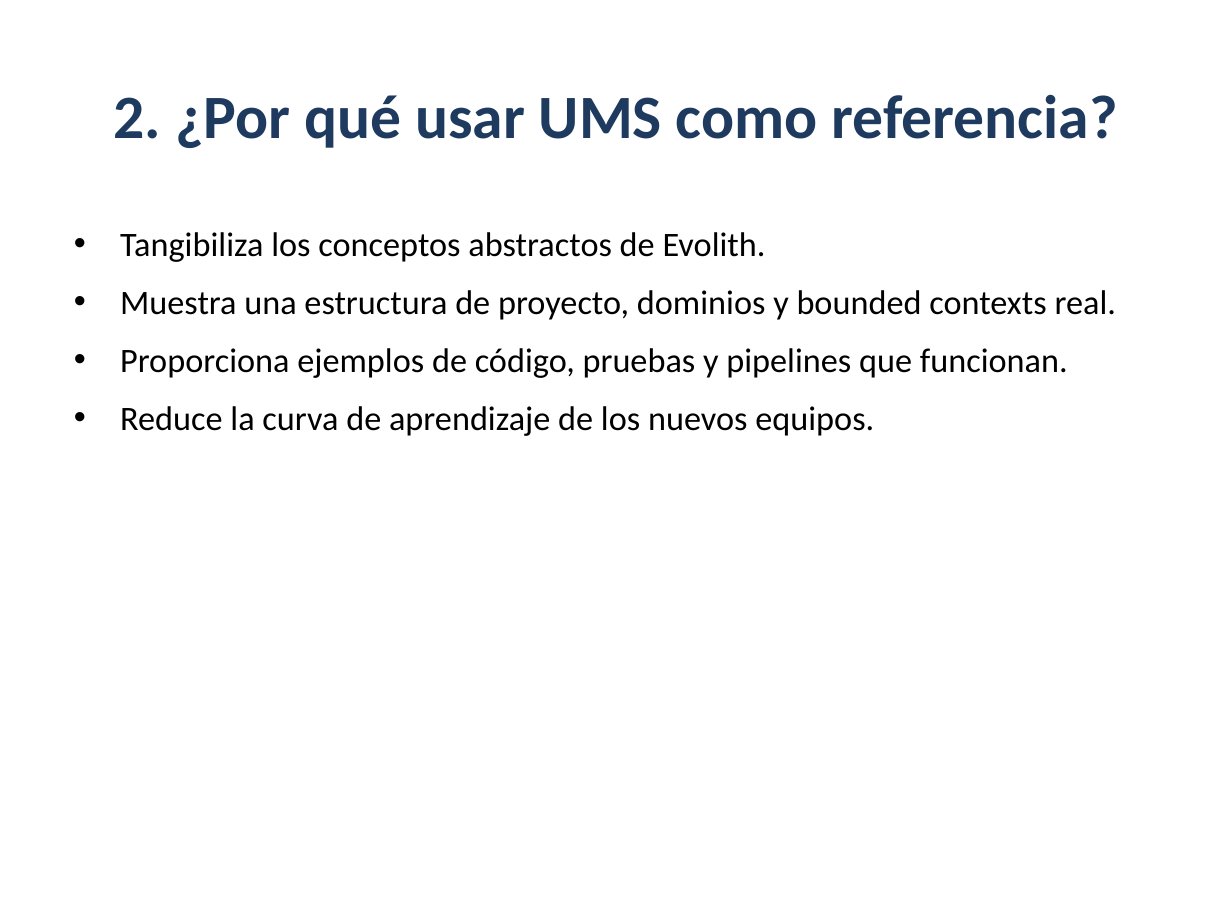
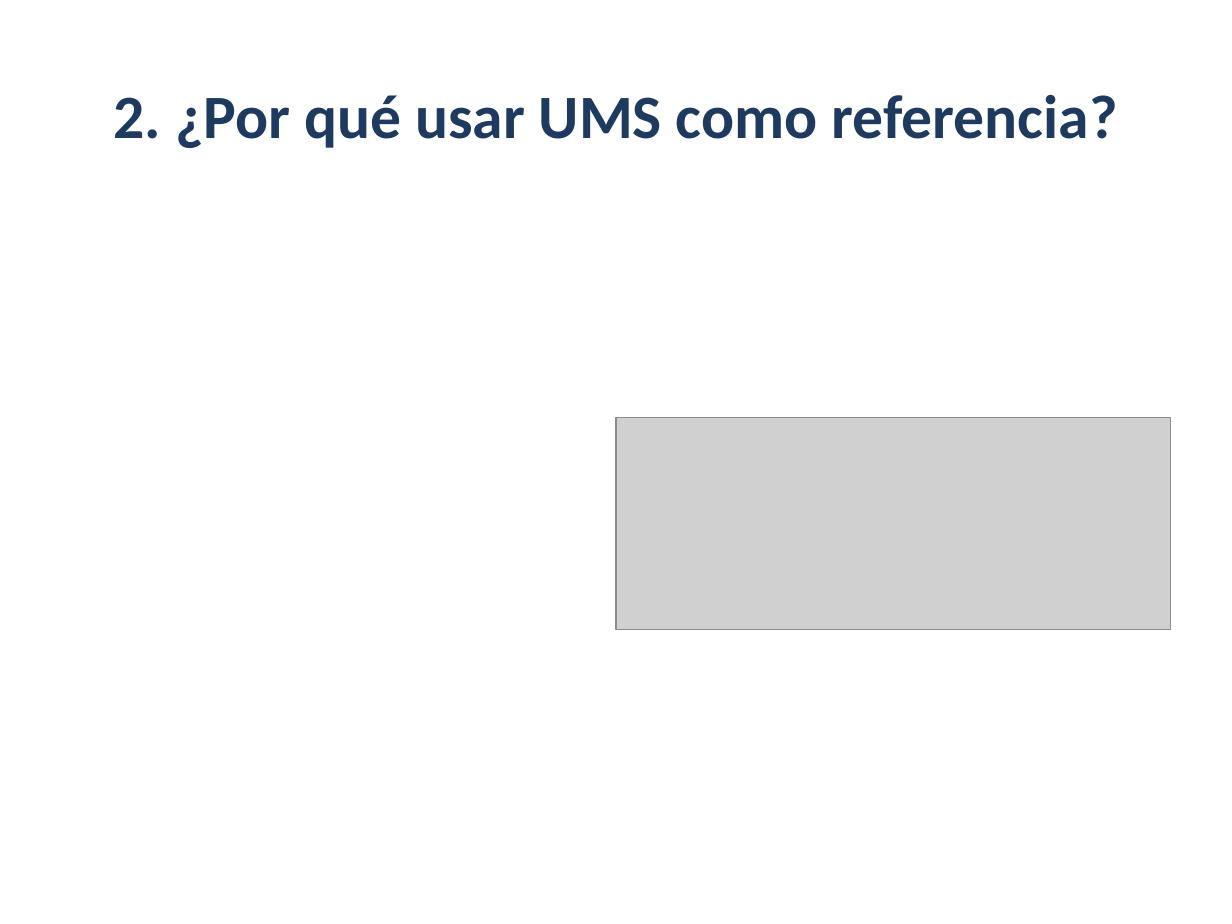
Before and after one commit to beyondnetcode/evolith_arch32, a slide deck: slide 3 of reference/governance/sdlc/assets/ums-evolith-reference-executive-deck.pptx. Drawn at 1232x924 pixels with LibreOffice and Linux fonts; fonts in the diff are those of the drawing; grey boxes stand for pictures. Boxes give left, top, right and bottom in pixels: in the first picture for what was removed or moved away, otherwise in the second. Text is boxed around its words. In the diff, an @@ line names an element or a change of style, - is before the commit and + after.

```diff
--- a/reference/governance/sdlc/assets/ums-evolith-reference-executive-deck.pptx
+++ b/reference/governance/sdlc/assets/ums-evolith-reference-executive-deck.pptx
@@ text removed at (120,232,1116,436) @@
-• Tangibiliza los conceptos abstractos de Evolith.
-• Muestra una estructura de proyecto, dominios y bounded contexts real.
-• Proporciona ejemplos de código, pruebas y pipelines que funcionan.
-• Reduce la curva de aprendizaje de los nuevos equipos.
@@ picture added at (616,418,1170,630) @@
```
Also in this commit, not shown: 1 other slide changed, 1 other file.
